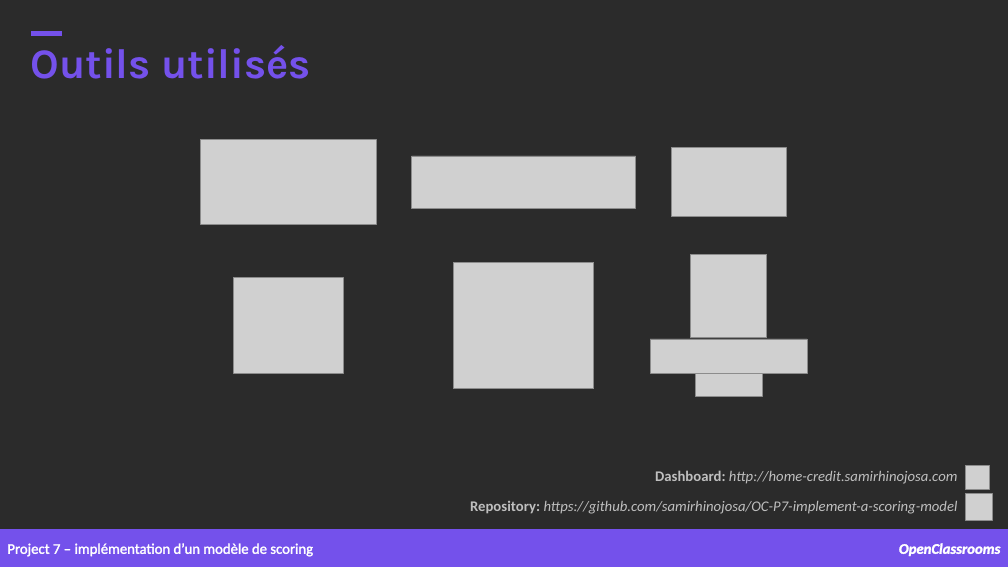
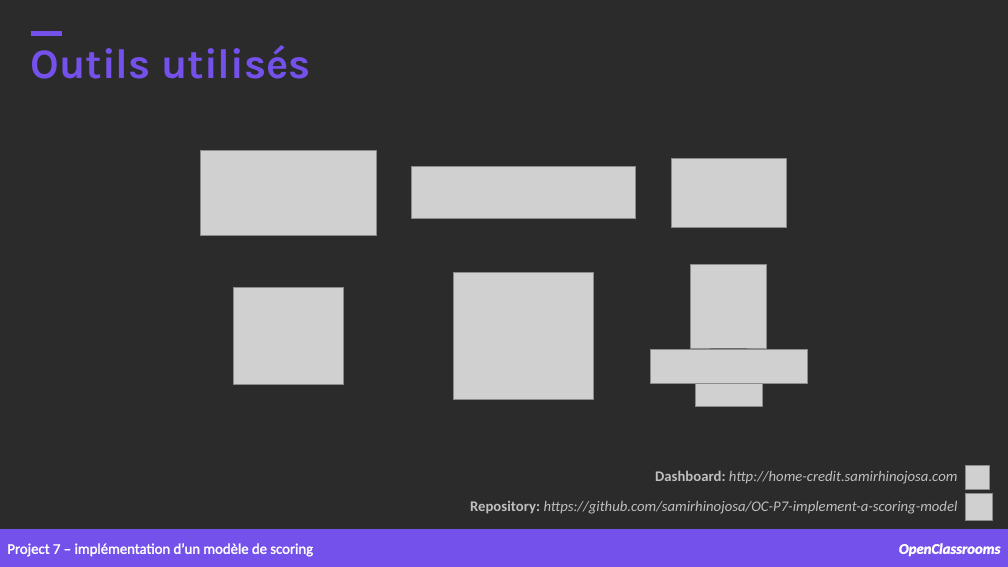
Before and after one commit to samirhinojosa/OC-P7-IMPLEMENT-A-SCORING-MODEL, a slide deck: slide 21 of supports/P7_presentation_final.pptx. Drawn at 1008x567 pixels with LibreOffice and Linux fonts; fonts in the diff are those of the drawing; grey boxes stand for pictures; background and template pictures are left out; a plain dark background stands for a picture behind light text. Boxes give left, top, right and bottom in pixels: in the first picture for what was removed or moved away, otherwise in the second. Text is boxed around its words. In the diff, an @@ line names an element or a change of style, - is before the commit and + after.

```diff
--- a/supports/P7_presentation_final.pptx
+++ b/supports/P7_presentation_final.pptx
@@ 8 pictures: place and size @@
-8 pictures at (201, 140, 808, 396)
+8 pictures at (201, 150, 808, 407)
```
Also in this commit, not shown: 4 other slides changed, 1 other file.
